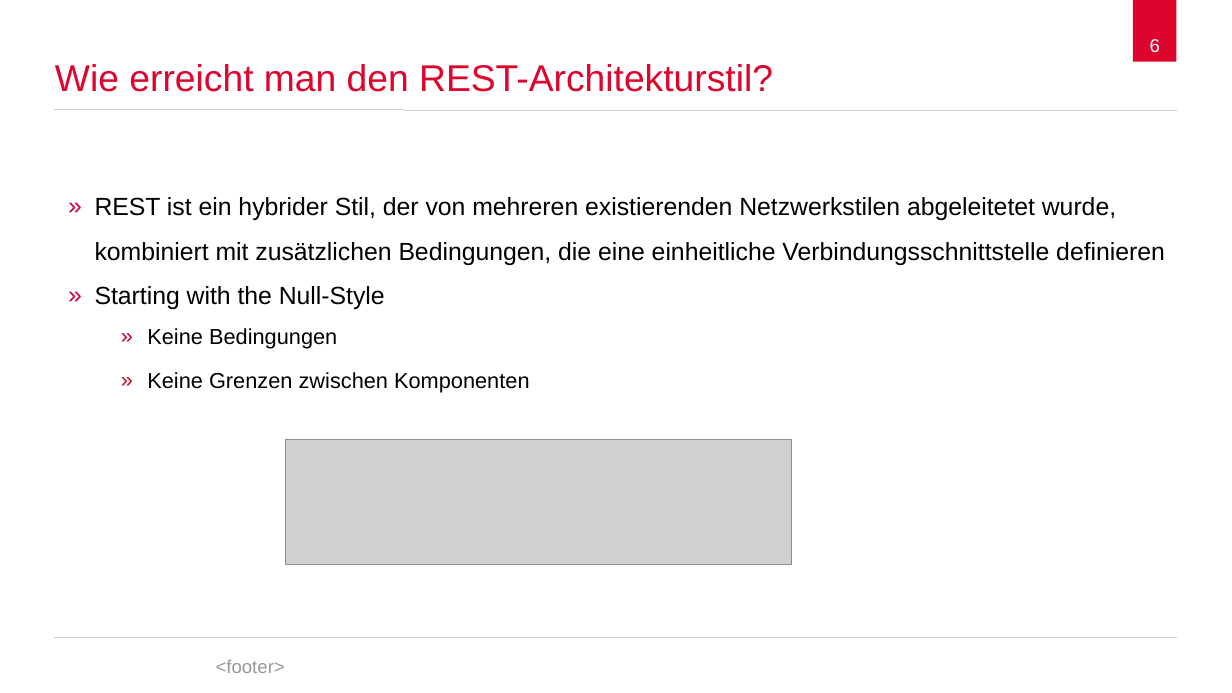
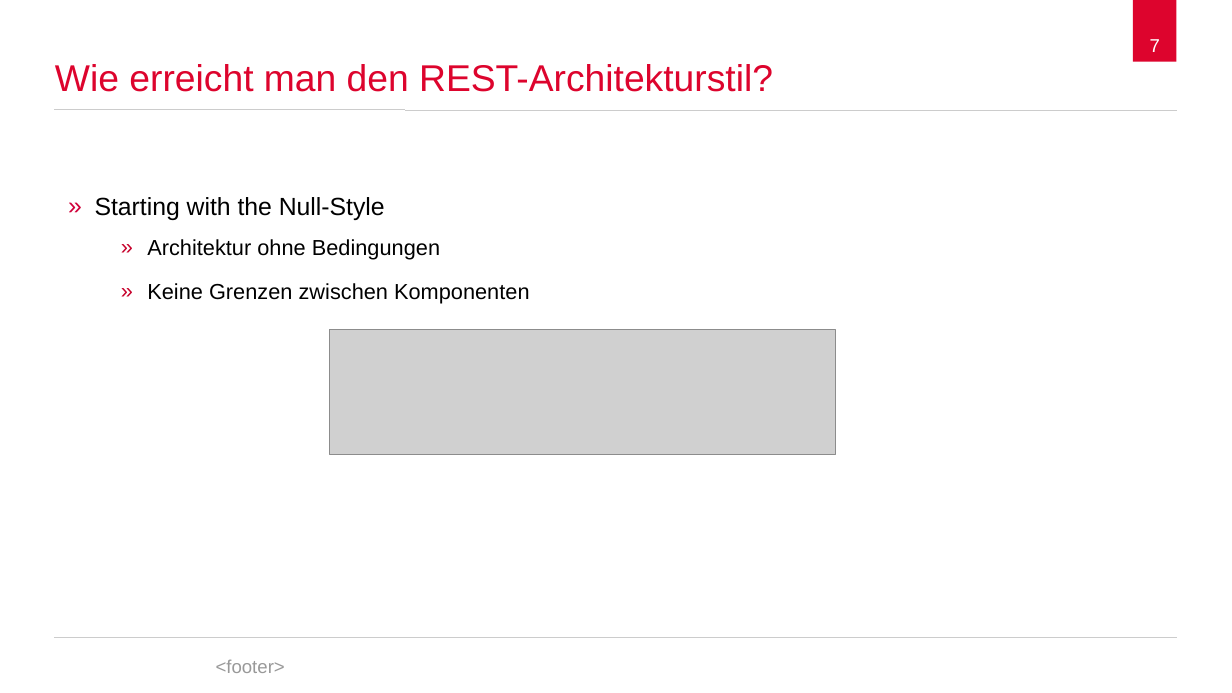
Before and after one commit to spaceone/presentations, a slide deck: slide 7 of representational-state-transfer/representational-state-transfer.odp (slide 6 before the commit). Drawn at 1232x693 pixels with LibreOffice and Linux fonts; fonts in the diff are those of the drawing; grey boxes stand for pictures; background and template pictures are left out. Boxes give left, top, right and bottom in pixels: in the first picture for what was removed or moved away, otherwise in the second. Text is boxed around its words. In the diff, an @@ line names an element or a change of style, - is before the commit and + after.

Commit message:
Make skeleton for REST presentation

```diff
--- a/representational-state-transfer/representational-state-transfer.odp
+++ b/representational-state-transfer/representational-state-transfer.odp
@@ page number at (x1=1150, y1=39, x2=1160, y2=52): text changed @@
-6
+7
@@ text at (x1=95, y1=197, x2=1165, y2=265): paragraph removed @@
-» REST ist ein hybrider Stil, der von mehreren existierenden Netzwerkstilen abgeleitetet wurde, kombiniert mit zusätzlichen Bedingungen, die eine einheitliche Verbindungsschnittstelle definieren
@@ text at (x1=147, y1=239, x2=440, y2=260): text changed @@
-    » Keine Bedingungen
+    » Architektur ohne Bedingungen
@@ picture moved from (x1=286, y1=440, x2=793, y2=565) to (x1=330, y1=330, x2=836, y2=454) @@
```
Also in this commit, not shown: 12 other slides changed, 10 slides added, 1 slide removed.
